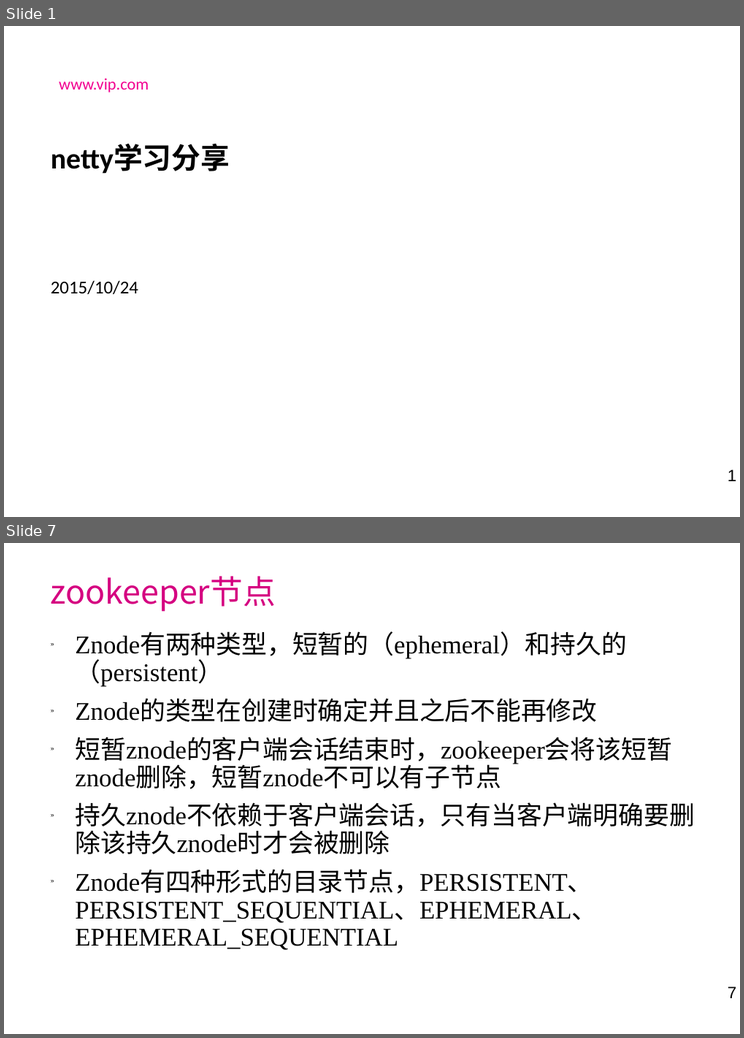
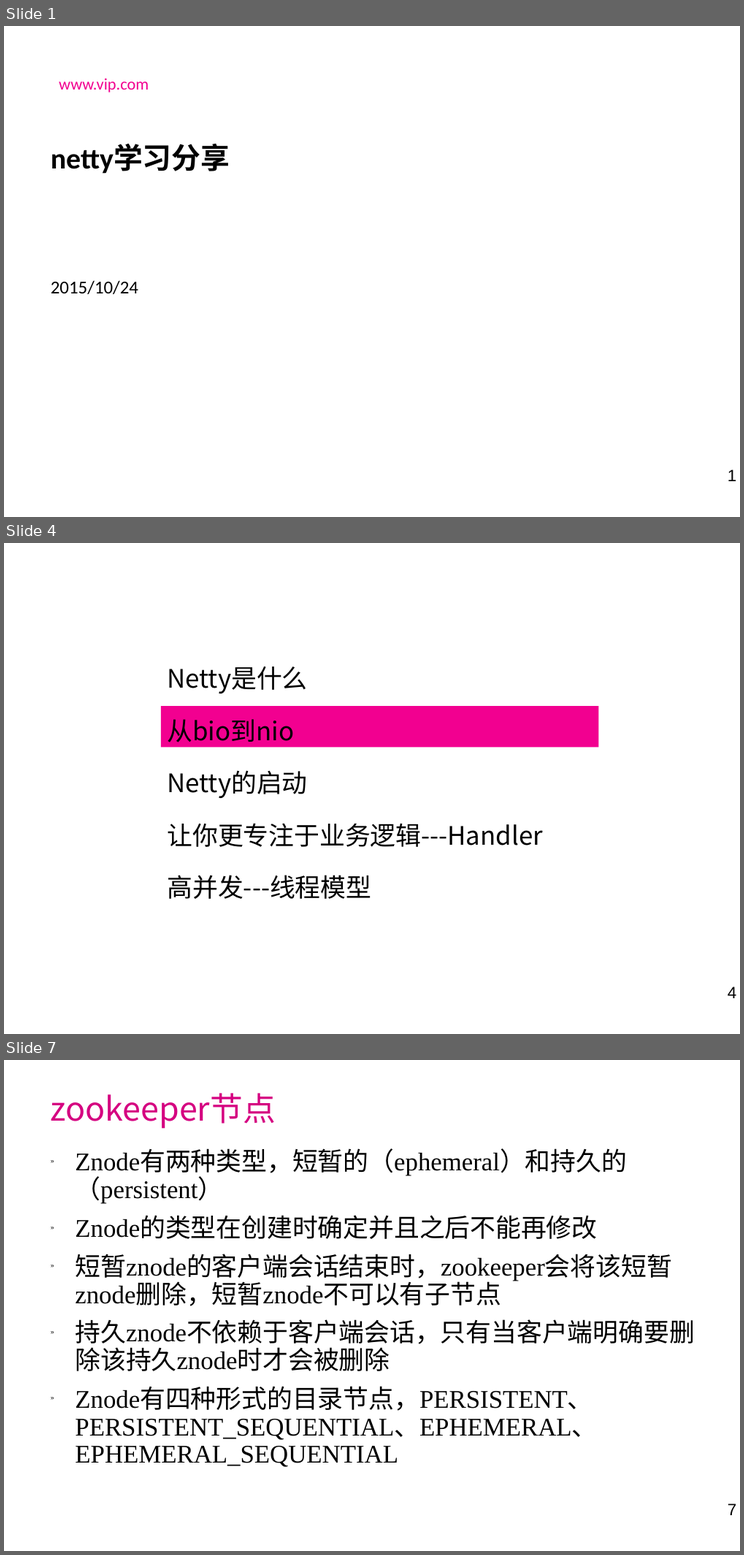
Before and after one commit to laienliang/netty-demo, a slide deck: doc/netty学习分享.ppt. Shown one above the other, each under a label of ours: slides 1 and 7 before the commit, slides 1, 4 and 7 after it; the slides between them are not shown. The pictures are 744x1038 and 744x1555 pixels, drawn with LibreOffice and Linux fonts; fonts in the diff are those of the drawing; background and template pictures are left out. Boxes give left, top, right and bottom in pixels: in the first picture for what was removed or moved away, otherwise in the second. Text is boxed around its words. In the diff, an @@ line names an element or a change of style, - is before the commit and + after.

```diff
--- a/doc/netty学习分享.ppt
+++ b/doc/netty学习分享.ppt
@@ slide 4 added at bbox=[4, 543, 740, 1034], background picture (left out); not listed: 1 template element that a slide beside it also shows @@
@@ text added at bbox=[168, 666, 543, 899], 28 pt, text #000000 @@
+Netty是什么
+从bio到nio
+Netty的启动
+让你更专注于业务逻辑---Handler
+高并发---线程模型
@@ rectangle added at bbox=[161, 706, 598, 747], fill #F20090 @@
```
Also in this commit, not shown: 2 slides changed, 2 other slides added, 3 slides removed, 2 other files.
